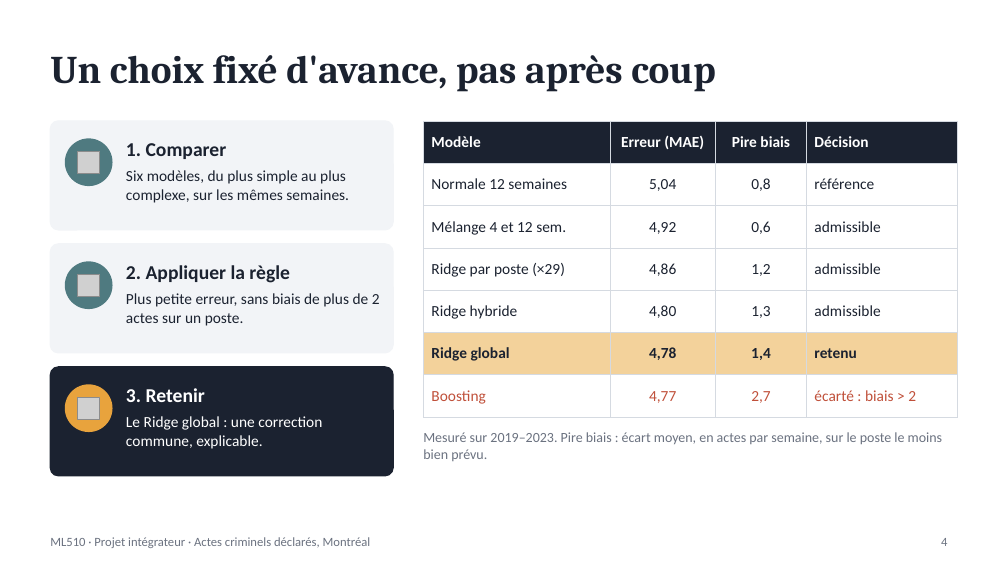
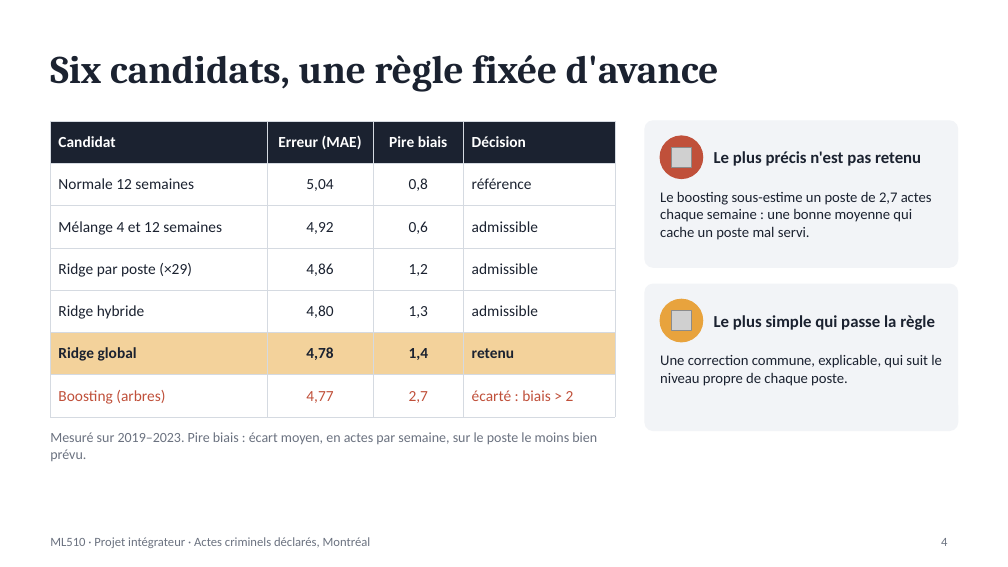
Before and after one commit to mirecloud/criminal-work, a slide deck: slide 4 of livrables/presentation.pptx. Drawn at 1008x567 pixels with LibreOffice and Linux fonts; fonts in the diff are those of the drawing; grey boxes stand for pictures. Boxes give left, top, right and bottom in pixels: in the first picture for what was removed or moved away, otherwise in the second. Text is boxed around its words. In the diff, an @@ line names an element or a change of style, - is before the commit and + after.

```diff
--- a/livrables/presentation.pptx
+++ b/livrables/presentation.pptx
@@ title at (x1=50, y1=55, x2=719, y2=92): text changed @@
-Un choix fixé d'avance, pas après coup
+Six candidats, une règle fixée d'avance
@@ table at (x1=50, y1=121, x2=615, y2=408) @@
-row 1, column 1: Modèle
+row 1, column 1: Candidat
-row 3, column 1: Mélange 4 et 12 sem.
+row 3, column 1: Mélange 4 et 12 semaines
-row 7, column 1: Boosting
+row 7, column 1: Boosting (arbres)
@@ table resized from (x1=423, y1=121, x2=958, y2=408) to (x1=50, y1=121, x2=615, y2=408) @@
@@ ellipse removed at (x1=66, y1=139, x2=112, y2=185) @@
@@ text removed at (x1=126, y1=143, x2=227, y2=159) @@
-1. Comparer
@@ rounded rectangle resized from (x1=50, y1=121, x2=393, y2=230) to (x1=645, y1=121, x2=958, y2=267) @@
@@ rounded rectangle at (x1=645, y1=121, x2=958, y2=267): proportions changed @@
@@ ellipse added at (x1=660, y1=136, x2=703, y2=178), fill #C0503A, outline #C0503A 1 pt @@
@@ picture added at (x1=671, y1=147, x2=691, y2=167) @@
@@ picture removed at (x1=78, y1=151, x2=100, y2=173) @@
@@ text removed at (x1=126, y1=170, x2=349, y2=203) @@
-Six modèles, du plus simple au plus complexe, sur les mêmes semaines.
@@ text added at (x1=714, y1=151, x2=921, y2=166), 12 pt, text #1B2230, bold @@
+Le plus précis n'est pas retenu
@@ text added at (x1=660, y1=191, x2=932, y2=240), 10.5 pt, text #1B2230 @@
+Le boosting sous-estime un poste de 2,7 actes chaque semaine : une bonne moyenne qui cache un poste mal servi.
@@ ellipse removed at (x1=66, y1=262, x2=112, y2=308) @@
@@ text removed at (x1=126, y1=265, x2=290, y2=283) @@
-2. Appliquer la règle
@@ picture removed at (x1=78, y1=274, x2=100, y2=296) @@
@@ text removed at (x1=126, y1=293, x2=380, y2=326) @@
-Plus petite erreur, sans biais de plus de 2 actes sur un poste.
@@ rounded rectangle at (x1=645, y1=284, x2=958, y2=430): proportions changed @@
@@ rounded rectangle resized from (x1=50, y1=244, x2=393, y2=353) to (x1=645, y1=284, x2=958, y2=430) @@
@@ ellipse moved from (x1=66, y1=385, x2=112, y2=431) to (x1=660, y1=299, x2=703, y2=342) @@
@@ picture moved from (x1=78, y1=397, x2=100, y2=419) to (x1=671, y1=310, x2=691, y2=331) @@
@@ text added at (x1=714, y1=315, x2=935, y2=330), 12 pt, text #1B2230, bold @@
+Le plus simple qui passe la règle
@@ text added at (x1=660, y1=354, x2=942, y2=386), 10.5 pt, text #1B2230 @@
+Une correction commune, explicable, qui suit le niveau propre de chaque poste.
@@ rounded rectangle removed at (x1=50, y1=367, x2=393, y2=476) @@
@@ text removed at (x1=126, y1=388, x2=205, y2=402) @@
-3. Retenir
@@ text removed at (x1=126, y1=416, x2=322, y2=449) @@
-Le Ridge global : une correction commune, explicable.
@@ text "Mesuré sur 2019–2023. Pire biais ..." rewrapped from (x1=423, y1=432, x2=943, y2=461) to (x1=50, y1=432, x2=597, y2=461) @@
```
Also in this commit, not shown: 3 other slides changed, 2 slides added, 2 slides removed.
